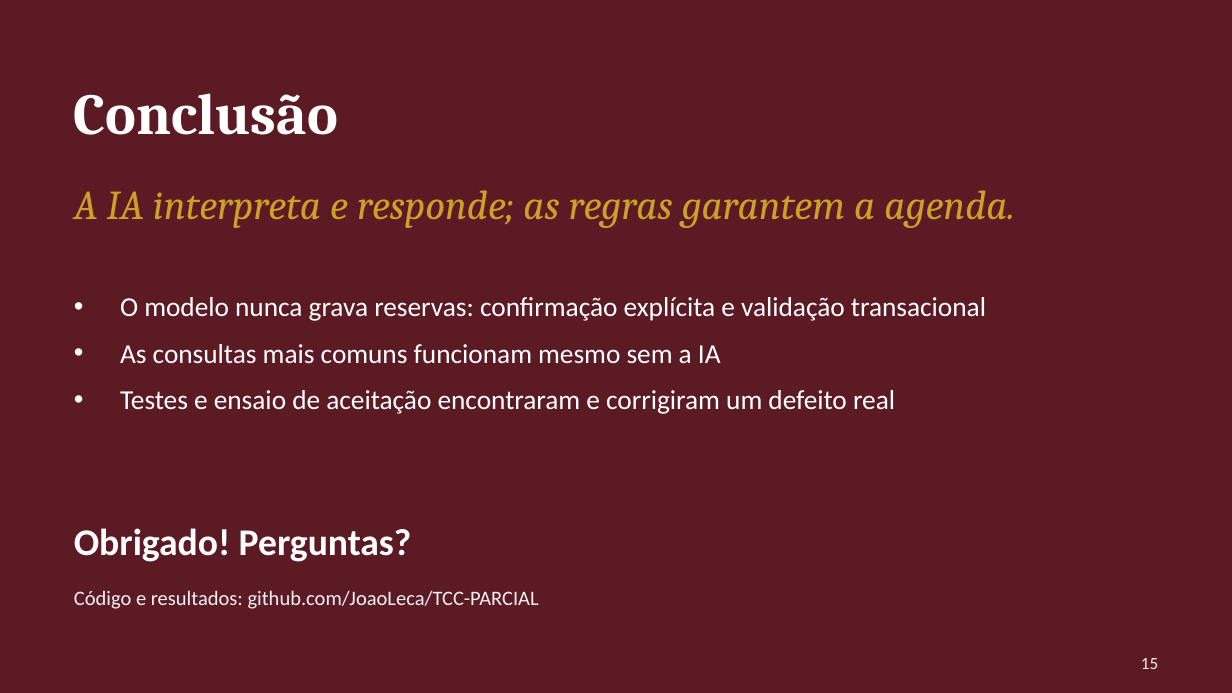
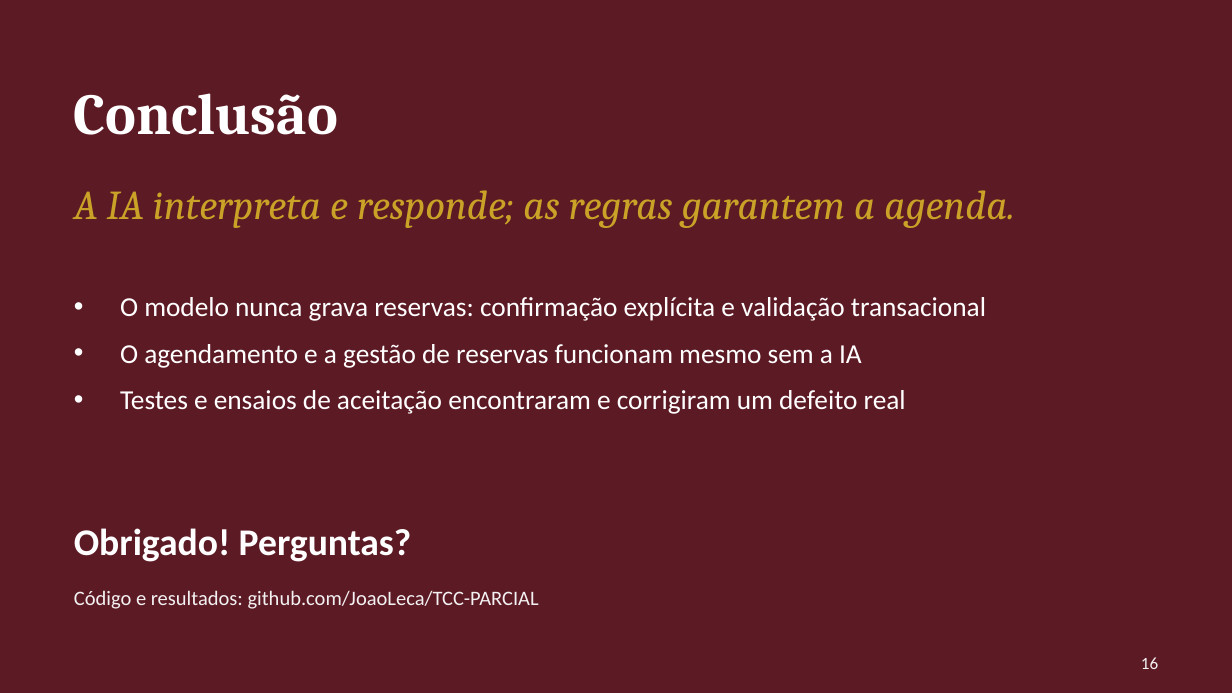
Before and after one commit to JoaoLeca/TCC-PARCIAL, a slide deck: slide 16 of docs/apresentacao/apresentacao_tcc.pptx (slide 15 before the commit). Drawn at 1232x693 pixels with LibreOffice and Linux fonts; fonts in the diff are those of the drawing. Boxes give left, top, right and bottom in pixels: in the first picture for what was removed or moved away, otherwise in the second. Text is boxed around its words. In the diff, an @@ line names an element or a change of style, - is before the commit and + after.

```diff
--- a/docs/apresentacao/apresentacao_tcc.pptx
+++ b/docs/apresentacao/apresentacao_tcc.pptx
@@ text at (120, 344, 906, 414): text changed @@
-• As consultas mais comuns funcionam mesmo sem a IA
-• Testes e ensaio de aceitação encontraram e corrigiram um defeito real
+• O agendamento e a gestão de reservas funcionam mesmo sem a IA
+• Testes e ensaios de aceitação encontraram e corrigiram um defeito real
@@ page number at (1141, 657, 1158, 669): text changed @@
-15
+16
```
Also in this commit, not shown: 11 other slides changed, 1 slide added, 14 other files.
